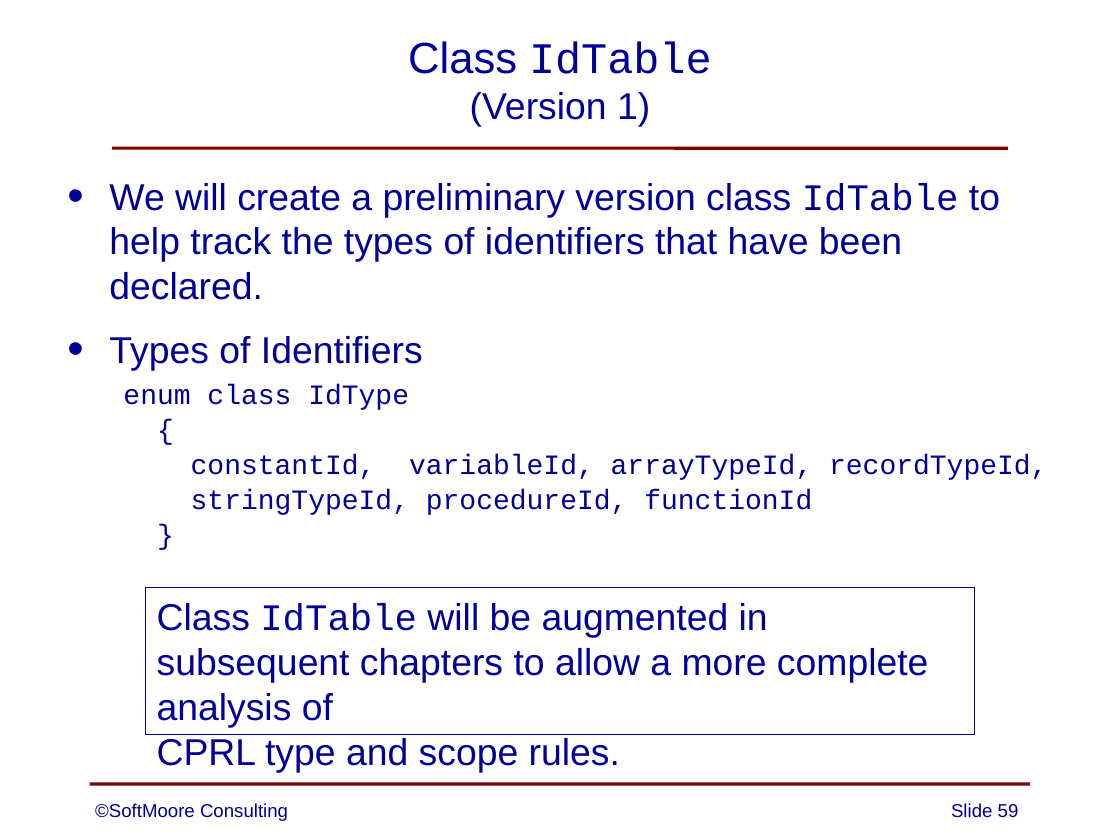
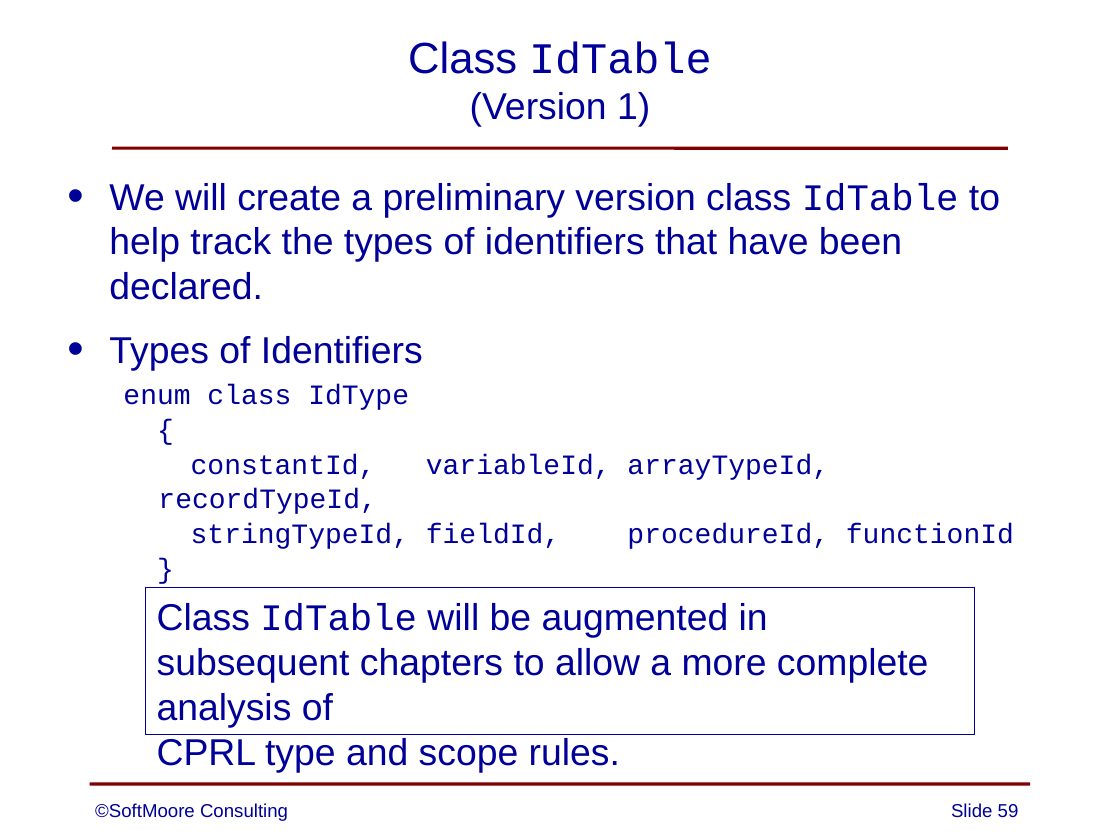
Before and after one commit to SoftMoore/CPRL-Kt-2nd, a slide deck: slide 59 of PowerPoints/06 - Syntax Analysis.pptx. Drawn at 1120x840 pixels with LibreOffice and Linux fonts; fonts in the diff are those of the drawing. Boxes give left, top, right and bottom in pixels: in the first picture for what was removed or moved away, otherwise in the second. Text is boxed around its words. In the diff, an @@ line names an element or a change of style, - is before the commit and + after.

```diff
--- a/PowerPoints/06 - Syntax Analysis.pptx
+++ b/PowerPoints/06 - Syntax Analysis.pptx
@@ text at bbox=[191, 523, 1014, 549]: text changed @@
-  stringTypeId, procedureId, functionId
+  stringTypeId, fieldId, procedureId, functionId
```
Also in this commit, not shown: 4 other slides changed, 1 slide added, 1 slide removed.
